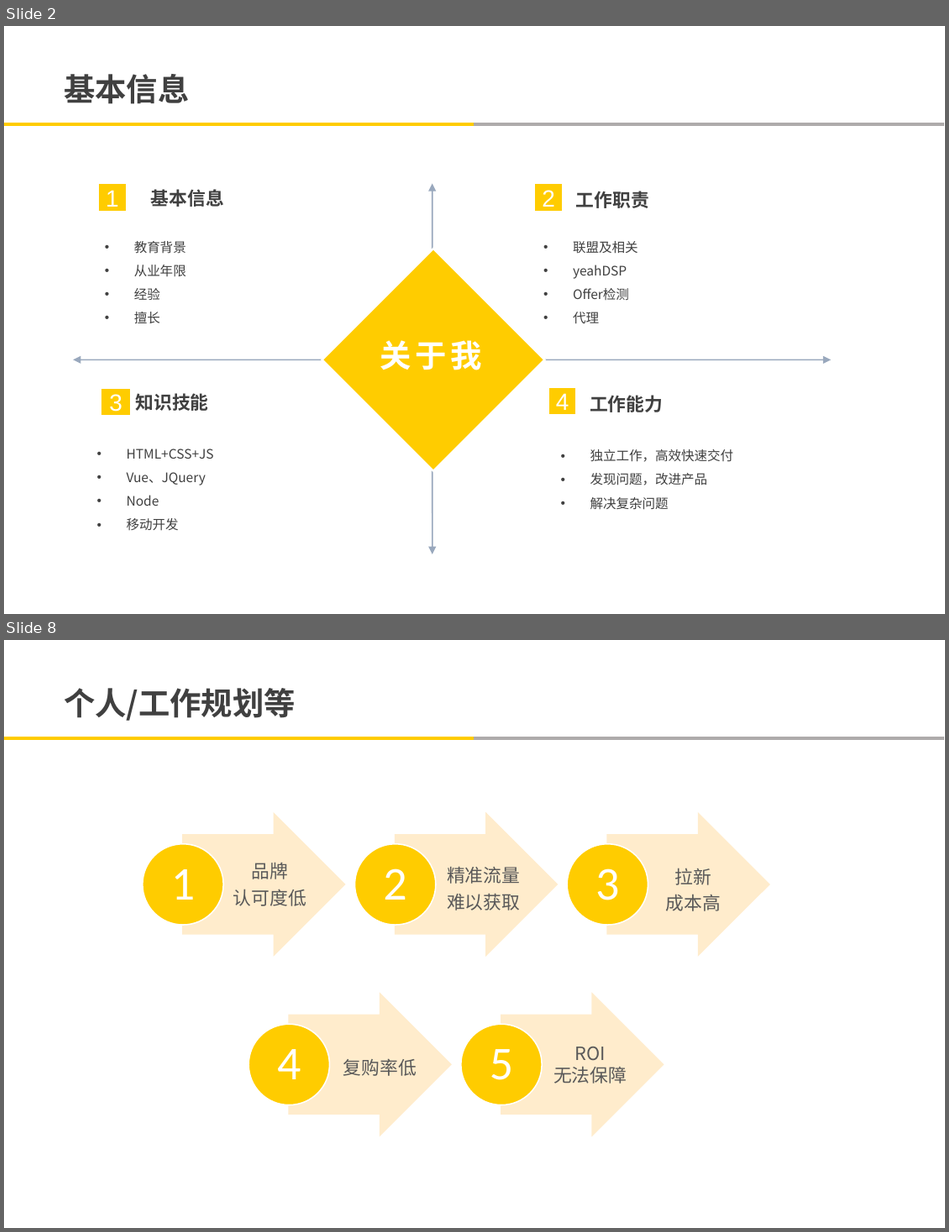
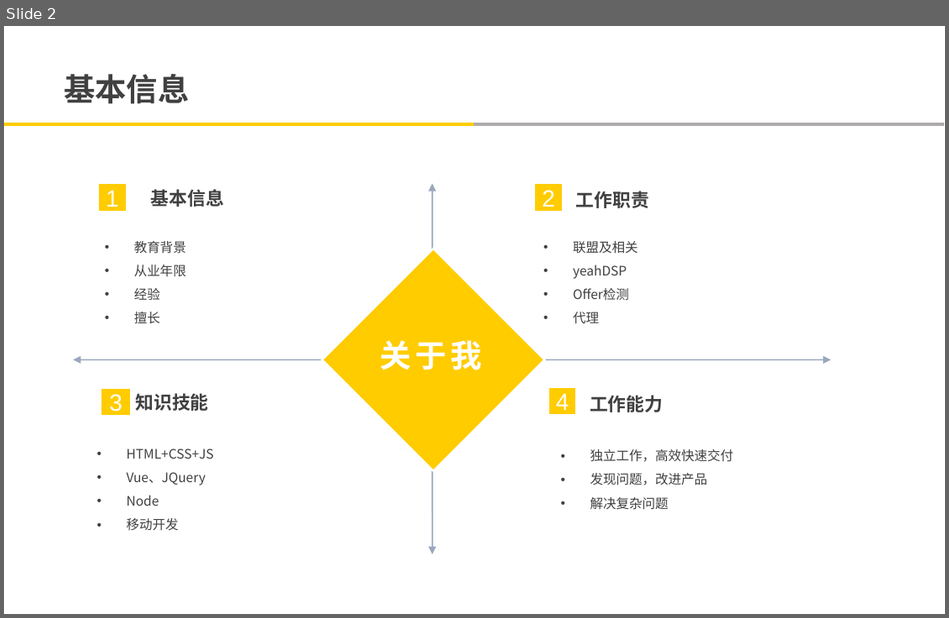
Before and after one commit to yian529/elaine, a slide deck: 申请/马爱莲-广告平台BU-国际业务部-产品技术组-申请职级T5.pptx. Shown one above the other, each under a label of ours: slides 2 and 8 before the commit, slide 2 after it; the slides between them are not shown. The pictures are 949x1232 and 949x618 pixels, drawn with LibreOffice and Linux fonts; fonts in the diff are those of the drawing; background and template pictures are left out. Boxes give left, top, right and bottom in pixels: in the first picture for what was removed or moved away, otherwise in the second. Text is boxed around its words. In the diff, an @@ line names an element or a change of style, - is before the commit and + after.

```diff
--- a/申请/马爱莲-广告平台BU-国际业务部-产品技术组-申请职级T5.pptx
+++ b/申请/马爱莲-广告平台BU-国际业务部-产品技术组-申请职级T5.pptx
@@ slide 8 removed at bbox=[4, 640, 945, 1228], background #FFFFFF; not listed: 2 template elements that a slide beside it also shows @@
@@ text removed at bbox=[64, 688, 295, 721] @@
-个人/工作规划等
@@ freeform shape removed at bbox=[183, 814, 344, 955] @@
@@ freeform shape removed at bbox=[395, 814, 558, 955] @@
@@ freeform shape removed at bbox=[607, 814, 769, 955] @@
@@ freeform shape removed at bbox=[143, 844, 223, 925] @@
-1
@@ text removed at bbox=[233, 862, 306, 906] @@
-品牌
-认可度低
@@ freeform shape removed at bbox=[355, 844, 436, 925] @@
-2
@@ text removed at bbox=[447, 866, 520, 910] @@
-精准流量
-难以获取
@@ freeform shape removed at bbox=[567, 844, 647, 925] @@
-3
@@ text removed at bbox=[665, 868, 720, 911] @@
-  拉新
-  成本高
@@ freeform shape removed at bbox=[289, 994, 451, 1135] @@
@@ freeform shape removed at bbox=[501, 994, 663, 1135] @@
@@ freeform shape removed at bbox=[248, 1024, 330, 1105] @@
-4
@@ freeform shape removed at bbox=[461, 1024, 542, 1105] @@
-5
@@ text removed at bbox=[343, 1058, 416, 1076] @@
-  复购率低
@@ text removed at bbox=[553, 1047, 626, 1084] @@
-  ROI
-  无法保障
```
Also in this commit, not shown: 3 slides changed, 3 slides added, 6 other slides removed, 1 other file.
